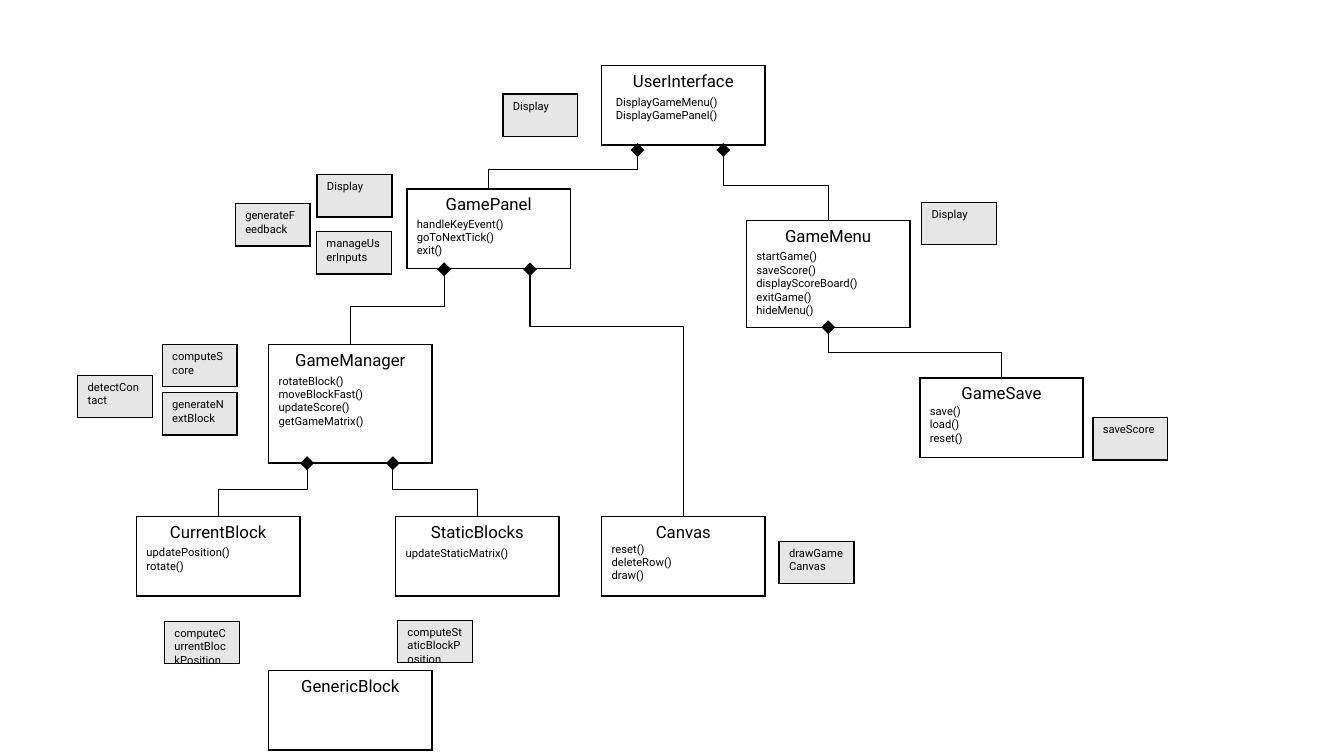
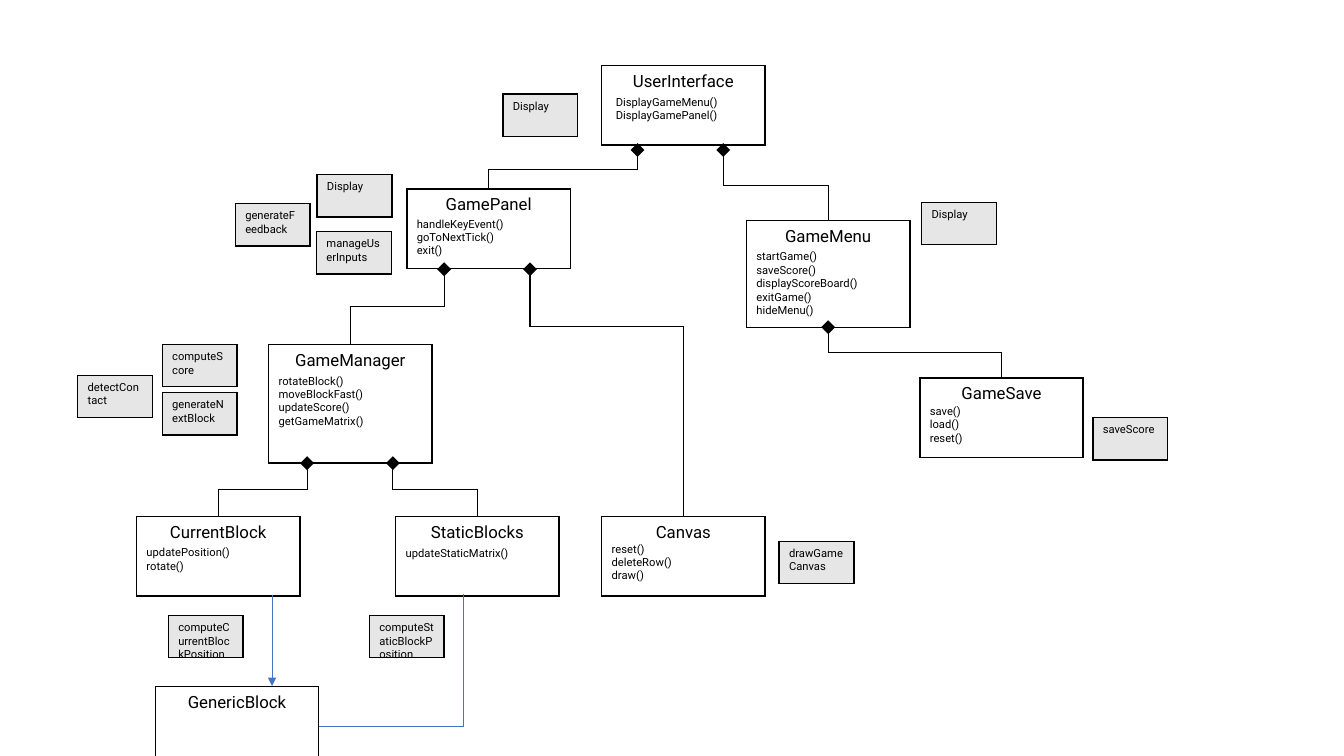
Before and after one commit to acurlier/javatetris, a slide deck: slide 3 of Readme/Illustrations/illustrations.pptx. Drawn at 1344x756 pixels with LibreOffice and Linux fonts; fonts in the diff are those of the drawing. Boxes give left, top, right and bottom in pixels: in the first picture for what was removed or moved away, otherwise in the second. Text is boxed around its words. In the diff, an @@ line names an element or a change of style, - is before the commit and + after.

```diff
--- a/Readme/Illustrations/illustrations.pptx
+++ b/Readme/Illustrations/illustrations.pptx
@@ arrow added from (272, 595) to (272, 687), #4472C4 0.5 pt @@
@@ elbow line added from (463, 594) to (319, 726), #4472C4 0.5 pt @@
@@ rectangle "computeCurrentBlockPosition": place and size @@
-rectangle "computeCurrentBlockPosition" at (164, 622, 239, 664)
+rectangle "computeCurrentBlockPosition" at (168, 616, 243, 658)
@@ rectangle "computeStaticBlockPosition": place and size @@
-rectangle "computeStaticBlockPosition" at (397, 620, 472, 662)
+rectangle "computeStaticBlockPosition" at (369, 616, 444, 658)
@@ rectangle "GenericBlock": place and size @@
-rectangle "GenericBlock" at (269, 670, 433, 750)
+rectangle "GenericBlock" at (155, 687, 319, 756)
```
Also in this commit, not shown: 3 other files.
